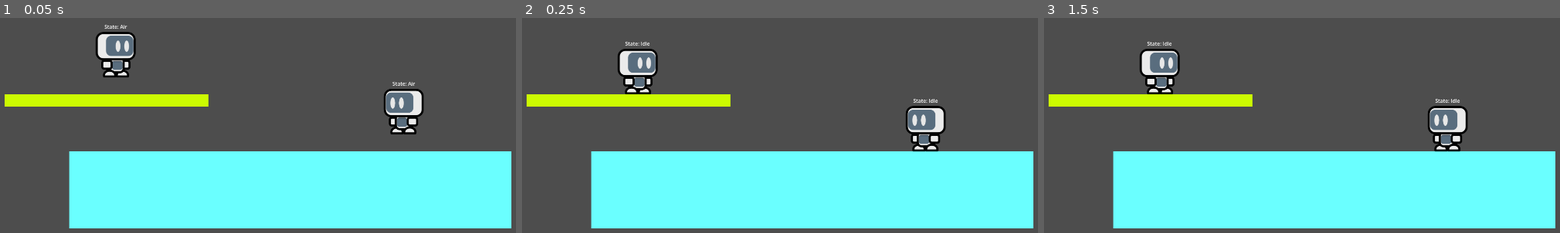
Above: before the commit, frames 1-3 (left to right).
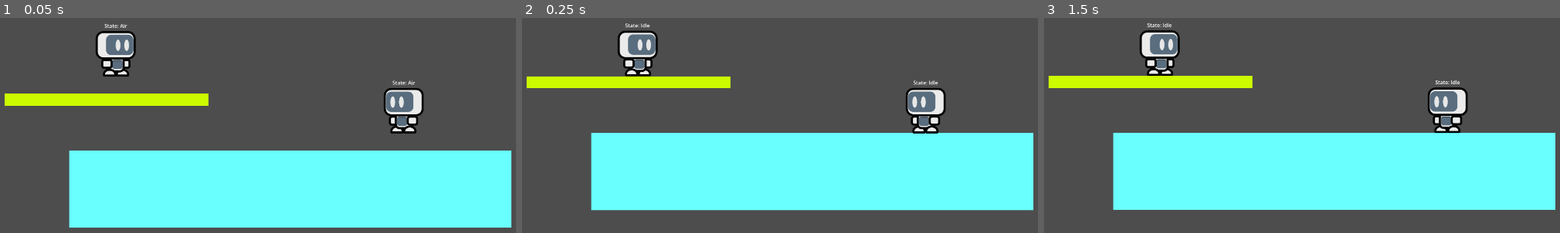
Above: after the commit, the same moments.

Repository: AcroPR/HyperStrikeDudes2D
Game: Godot game, scene res://src/stages/0base/stage.tscn
Same seed, same stepped clock (60 frames per second), same inputs: the game is played once before the commit and once after it.
Inputs (mouse positions are in pixels of both pictures, inside the frame that each line leads up to):
- Up to frame 1 (0.05 s): no input
- Up to frame 2 (0.25 s): no input
- Up to frame 3 (1.5 s): tap Enter at 0.5 s; move the mouse to (1472, 82) at 0.52 s; click (1472, 82) at 0.67 s; tap Space at 1.25 s; move the mouse to (1209, 116) at 1.27 s; click (1209, 116) at 1.42 s

The runs differ from the first frame. In frame 1, 1.8% of the frame differs, in the area x 0-100%, y 2-98%; in frame 2, 22%; in frame 3, 22%.

Commit message:
feat: Stage Camera

Diff:
--- a/src/fighters/0base/fighter.tscn
+++ b/src/fighters/0base/fighter.tscn
@@ -280,7 +280,12 @@
 [node name="AnimationPlayer" type="AnimationPlayer" parent="." unique_id=221741732]
 libraries/ = SubResource("AnimationLibrary_j1xik")
 
+[node name="VisibleOnScreenNotifier2D" type="VisibleOnScreenNotifier2D" parent="." unique_id=543976378]
+rect = Rect2(-59, -70, 118, 140)
+
 [connection signal="area_entered" from="ModelCollisions/Hurtboxes/Hurtbox" to="." method="_on_hurtbox_area_entered"]
 [connection signal="area_entered" from="ModelCollisions/LedgeGrabBox" to="." method="_on_ledge_grab_box_area_entered"]
+[connection signal="screen_entered" from="VisibleOnScreenNotifier2D" to="." method="_on_visible_on_screen_notifier_2d_screen_entered"]
+[connection signal="screen_exited" from="VisibleOnScreenNotifier2D" to="." method="_on_visible_on_screen_notifier_2d_screen_exited"]
 
 [editable path="OffScreenMarker"]
--- a/src/fighters/0base/scripts/fighter.gd
+++ b/src/fighters/0base/scripts/fighter.gd
@@ -115,7 +115,6 @@
 func _on_hurtbox_area_entered(area: Area2D) -> void:
 	if area.collision_layer & (1 << 6):
 		emit_signal("dead_fighter",playerID)
-		queue_free()
 
 func _on_ledge_grab_box_area_entered(ledge: Ledge) -> void:
 	if ledgeGrabCount < GameModifiers.ledgeGrabLimit:
@@ -136,3 +135,10 @@
 func _set_ledge_position():
 	var newPosition = ledgeHeld.global_position - ledgePosition.position
 	global_position = newPosition
+
+
+func _on_visible_on_screen_notifier_2d_screen_entered() -> void:
+	offScreenMarker.visible = false
+
+func _on_visible_on_screen_notifier_2d_screen_exited() -> void:
+	offScreenMarker.visible = true
--- a/src/fighters/0base/scripts/off_screen_marker.gd
+++ b/src/fighters/0base/scripts/off_screen_marker.gd
@@ -1,39 +1,45 @@
 class_name OffScreenMarker
 extends Node2D
 
-@export var onScreenOffset: Vector2 = Vector2(0.5, -5)
 @export var parent: Node2D
 @export var screenMargin: float = 45.0
+@export var onScreenOffset: Vector2 = Vector2(0.5, -5)
 
 @onready var sprite: Sprite2D = $Sprite2D
 
-var camera: Camera2D
-
 func _ready() -> void:
-	camera = get_viewport().get_camera_2d()
 	sprite.texture = parent.get_node("SubViewportContainer/SubViewport").get_texture()
 
 func _process(_delta: float) -> void:
-	var targetGlobalPosition: Vector2 = parent.global_position
-	var viewportDimensions: Vector2 = get_viewport().get_visible_rect().size
-	var screenCoordinates: Vector2 = (targetGlobalPosition - camera.global_position) * camera.zoom + viewportDimensions * 0.5
-	var screenInsetRectangle: Rect2 = Rect2(Vector2.ZERO, viewportDimensions).grow(-screenMargin)
+	var viewport = get_viewport()
+	var viewportRect = viewport.get_visible_rect()
+	var canvasTransform = viewport.get_canvas_transform()
 
-	var targetDisplayPosition: Vector2
-	var targetDisplayRotation: float
+	# Convert player's world position into screen coordinates.
+	var screenPosition: Vector2 = canvasTransform * parent.global_position
 
-	if screenInsetRectangle.has_point(screenCoordinates):
-		visible = false
-		#targetDisplayPosition = targetGlobalPosition + onScreenOffset
-		#targetDisplayRotation = 0.0
-	else:
-		visible = true
-		var clampedX = clamp(screenCoordinates.x, screenMargin, viewportDimensions.x - screenMargin)
-		var clampedY = clamp(screenCoordinates.y, screenMargin, viewportDimensions.y - screenMargin)
-		var clampedScreenCoords: Vector2 = Vector2 (clampedX, clampedY)
-		targetDisplayPosition = camera.global_position + (clampedScreenCoords - viewportDimensions * 0.5) / camera.zoom
-		var vectorToTarget: Vector2 = targetGlobalPosition - targetDisplayPosition
-		targetDisplayRotation = vectorToTarget.angle() - PI * 0.5
+	# Check whether the player is inside the screen margins.
+	var screenBounds = viewportRect.grow(-screenMargin)
+
+	if screenBounds.has_point(screenPosition):
+		sprite.visible = false
+		return
+
+	sprite.visible = true
+
+	# Clamp the player's screen position to the screen boundaries.
+	var clampedScreenPosition = Vector2(
+		clamp(screenPosition.x, screenBounds.position.x, screenBounds.end.x),
+		clamp(screenPosition.y, screenBounds.position.y, screenBounds.end.y)
+	)
+
+	# Convert the clamped screen position back into world coordinates.
+	var inverseCanvasTransform = canvasTransform.affine_inverse()
+	var targetDisplayPosition = inverseCanvasTransform * clampedScreenPosition
 
 	global_position = targetDisplayPosition
-	rotation = targetDisplayRotation
+
+	# Rotate marker toward the player.
+	global_rotation = (
+		parent.global_position - global_position
+	).angle() - PI * 0.5
--- a/src/stage_nodes/scripts/fighter_spawner.gd
+++ b/src/stage_nodes/scripts/fighter_spawner.gd
@@ -6,6 +6,9 @@
 @export var facingRight: bool = true
 
 func _on_dead_fighter(_playerID: int):
+	for fighter in get_children():
+		stage.stageCamera._remove_target(fighter)
+		fighter.queue_free()
 	MatchGlobal.playerLives[_playerID] -= 1
 	stage.call_deferred("_spawn_dead_player", _playerID)
 
@@ -18,6 +21,7 @@
 	else:
 		fighterInstance.playerID = playerID
 	fighterInstance.facingRight = facingRight
+	stage.stageCamera._add_target(fighterInstance)
 	add_child(fighterInstance)
 
 func _ready() -> void:
--- /dev/null
+++ b/src/stage_nodes/scripts/stage_camera.gd
@@ -0,0 +1,54 @@
+@tool
+class_name StageCamera
+extends Camera2D
+
+@export var moveSpeed: float = 0.5
+@export var zoomSpeed: float = 0.05
+@export var minZoom: float = 1.0
+@export var maxZoom: float = 1.25
+
+var targets = []
+
+@onready var screenSize = get_viewport_rect().size
+
+func _add_target(target):
+	if !(target in targets):
+		targets.append(target)
+
+func _remove_target(target):
+	if target in targets:
+		targets.erase(target)
+
+func _set_camera_position() -> void:
+	var newPos = Vector2.ZERO
+	for target in targets:
+		newPos += target.position
+	newPos /= targets.size()
+	position = lerp(position, newPos, moveSpeed)
+
+func _set_camera_zoom():
+	var maxDistance = _get_max_target_distance()
+	#print(maxDistance)
+	var zoomLevel = clamp(maxZoom - (maxDistance / 1920), minZoom, maxZoom)
+	zoom = Vector2(zoomLevel, zoomLevel)
+
+func _get_max_target_distance():
+	var maxDistance = 0.0
+	var lastTarget = null
+	for target in targets:
+		if lastTarget != null:
+			var distance = lastTarget.global_position.distance_to(target.global_position)
+			if distance > maxDistance:
+				maxDistance = distance
+
+		lastTarget = target
+
+	return maxDistance
+
+func _process(_delta: float) -> void:
+	if Engine.is_editor_hint():
+		return
+	if !targets:
+		return
+	_set_camera_position()
+	_set_camera_zoom()
--- /dev/null
+++ b/src/stage_nodes/stage_camera.tscn
@@ -0,0 +1,7 @@
+[gd_scene format=3 uid="uid://ce5q7wgo511mj"]
+
+[ext_resource type="Script" uid="uid://cwk0upl5t62mh" path="res://src/stage_nodes/scripts/stage_camera.gd" id="1_7rdru"]
+
+[node name="Camera2D" type="Camera2D" unique_id=1119176383]
+zoom = Vector2(1.25, 1.25)
+script = ExtResource("1_7rdru")
--- a/src/stages/0base/script/stage.gd
+++ b/src/stages/0base/script/stage.gd
@@ -2,6 +2,7 @@
 extends Node2D
 
 @onready var fighterSpawners = $FighterSpawners
+@onready var stageCamera : StageCamera = $StageCamera
 
 func _spawn_dead_player(_playerID: int):
 	var fighterSpawner: FighterSpawner = fighterSpawners.get_node("-1")
--- a/src/stages/0base/stage.tscn
+++ b/src/stages/0base/stage.tscn
@@ -2,6 +2,7 @@
 
 [ext_resource type="Script" uid="uid://grnnlm6acnfl" path="res://src/stages/0base/script/stage.gd" id="1_onwow"]
 [ext_resource type="PackedScene" uid="uid://culor3dapbonn" path="res://src/stage_nodes/ledge.tscn" id="1_tg4du"]
+[ext_resource type="PackedScene" uid="uid://ce5q7wgo511mj" path="res://src/stage_nodes/stage_camera.tscn" id="2_bhq1v"]
 [ext_resource type="PackedScene" uid="uid://cmrxdvaryyov1" path="res://src/stage_nodes/fighter_spawner.tscn" id="2_onwow"]
 
 [sub_resource type="RectangleShape2D" id="RectangleShape2D_s7spp"]
@@ -19,7 +20,11 @@
 [node name="TestTea" type="Node2D" unique_id=1771569870]
 script = ExtResource("1_onwow")
 
-[node name="Camera2D" type="Camera2D" parent="." unique_id=1656270395]
+[node name="StageCamera" parent="." unique_id=1119176383 instance=ExtResource("2_bhq1v")]
+limit_left = -1344
+limit_top = -772
+limit_right = 1344
+limit_bottom = 772
 
 [node name="Stage" type="Node2D" parent="." unique_id=1583683138]
 
@@ -79,7 +84,7 @@
 [node name="DeathZone" type="Node2D" parent="." unique_id=389067667]
 
 [node name="Left" type="Area2D" parent="DeathZone" unique_id=581965215]
-position = Vector2(-1754, 0)
+position = Vector2(-2222, 4)
 collision_layer = 64
 collision_mask = 0
 
@@ -88,7 +93,7 @@
 debug_color = Color(1, 0, 0, 0.41960785)
 
 [node name="Right" type="Area2D" parent="DeathZone" unique_id=551808009]
-position = Vector2(1754, 0)
+position = Vector2(2222, 0)
 collision_layer = 64
 collision_mask = 0
 
Not shown: 1 places in src/fighters/0base/fighter.tscn that only renumber resources
Not shown, added: src/stage_nodes/scripts/stage_camera.gd.uid
